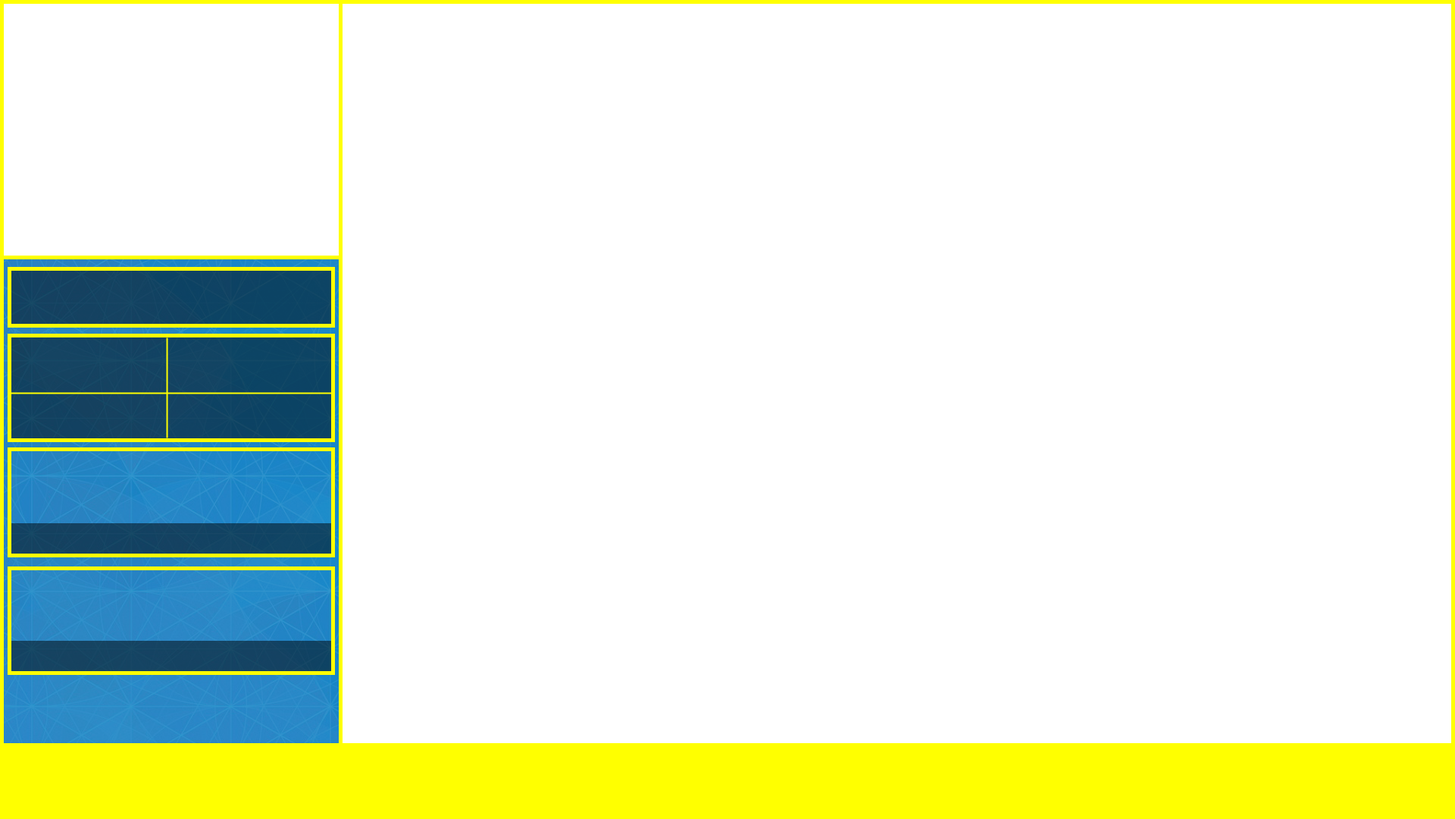
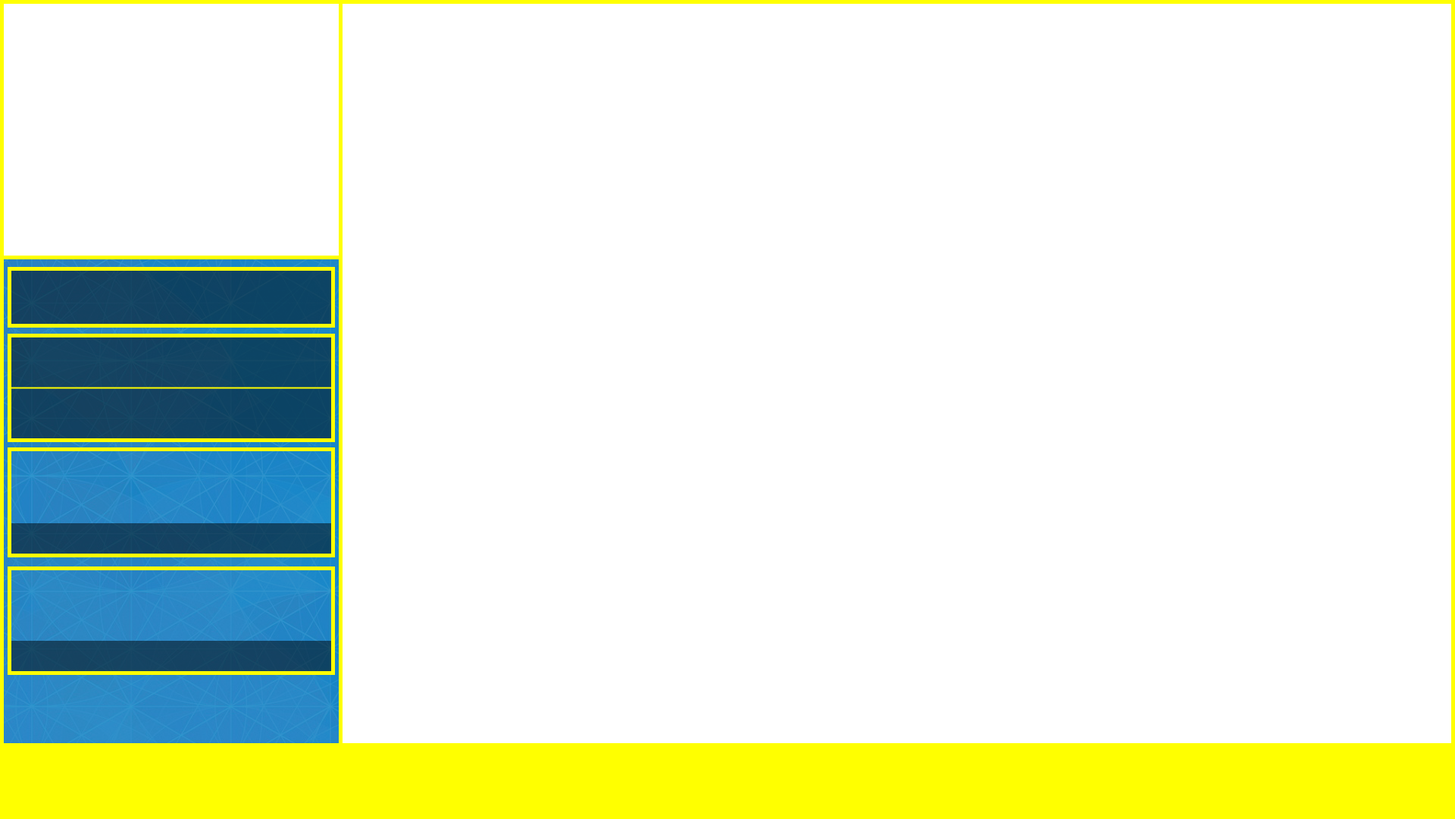
Layered file, before and after one edit (1455x819). Changes by layer:
painted on "Comms Horizon" over [11, 391, 332, 395]
hid "Comms vertical", painted on it over [165, 337, 169, 439]
painted on "Comms Shadow" over [11, 337, 332, 439]
painted on "Border" over [11, 337, 332, 439]
